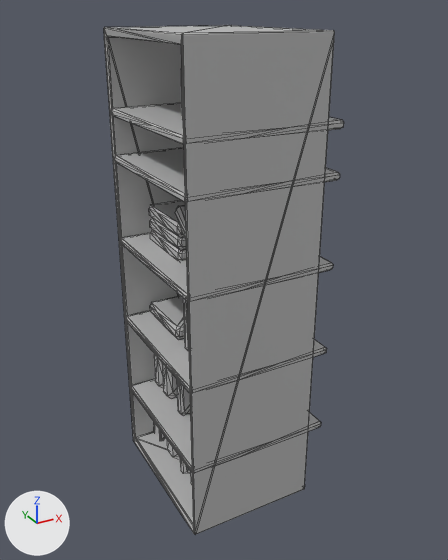
Renders of the FBX model 3D Models/Office/Bookshelf.fbx from each side of a commit.
Both versions are drawn from a 50 mm lens placed at (0.215, -0.072, 0.247), pointed at (0.352, 0.177, 0.122). Every picture has the same lights, and +X, +Y and +Z are marked at lower left. Mesh edges are drawn as thin lines. Where no turn or scale is listed for an object, it has been applied to the vertices.

Before the edit, the objects in view are built like this:
```python
me_mesh = bpy.data.meshes.new('Mesh')
me_mesh.from_pydata(...)  # 1128 vertices, 2144 faces; spans x -0.037..0.037, y -0.042..0.042, z -0.115..0.115
me_mesh.materials.append(mat_lambert2)  # grey #bcbcbc
ob_polysurface136 = bpy.data.objects.new('polySurface136', me_mesh)
ob_polysurface136.location = (0.3503, 0.1779, 0.1235)
```
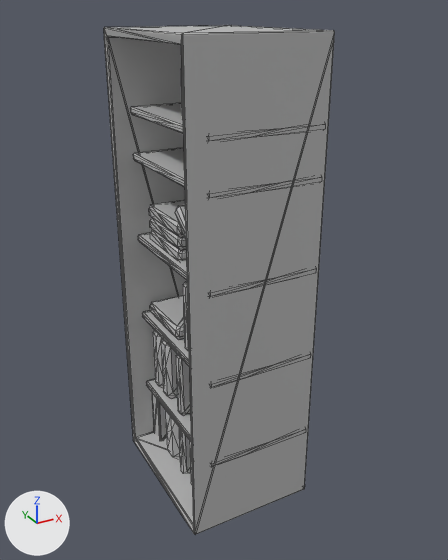
Boxes (x1, y1, x2, y2) around the edits, measured in the pictures (448 x 560 px; the box of a moved part takes in the faces that stretch with it):
'polySurface136', reshaped
    before: (104, 25, 344, 534)
    after: (104, 25, 335, 534)
part 1 of me_mesh, moved or reshaped
    before: (130, 379, 321, 473)
    after: (146, 379, 191, 441)
part 2 of me_mesh, moved or reshaped
    before: (126, 310, 327, 394)
    after: (142, 310, 189, 366)
part 3 of me_mesh, moved or reshaped
    before: (120, 233, 333, 302)
    after: (138, 233, 187, 280)
part 4 of me_mesh, moved or reshaped
    before: (114, 148, 340, 203)
    after: (133, 148, 185, 187)
part 5 of me_mesh, moved or reshaped
    before: (111, 103, 344, 145)
    after: (130, 103, 183, 134)

What changed in the scene script:
```text
Change me_mesh:
    where me_mesh.from_pydata(...)  # 1128 vertices, 2144 faces; spans x -0.037..0.037, y -0.042..0.042, z -0.115..0.115
    used by ob_polysurface136; location = (0.3503, 0.1779, 0.1235)
    me_mesh part 1: the loose piece of 36 vertices spanning x -0.037..0.037, y -0.041..0.039, z -0.078..-0.074 is scaled about its middle by (0.742, 1, 1)
    me_mesh part 2: the loose piece of 36 vertices spanning x -0.037..0.037, y -0.041..0.039, z -0.033..-0.03 is scaled about its middle by (0.742, 1, 1)
    me_mesh part 3: the loose piece of 36 vertices spanning x -0.037..0.037, y -0.041..0.039, z 0.012..0.015 is scaled about its middle by (0.742, 1, 1)
    me_mesh part 4: the loose piece of 36 vertices spanning x -0.037..0.037, y -0.041..0.039, z 0.054..0.058 is scaled about its middle by (0.742, 1, 1)
    me_mesh part 5: the loose piece of 36 vertices spanning x -0.037..0.037, y -0.041..0.039, z 0.076..0.08 is scaled about its middle by (0.742, 1, 1)
```
